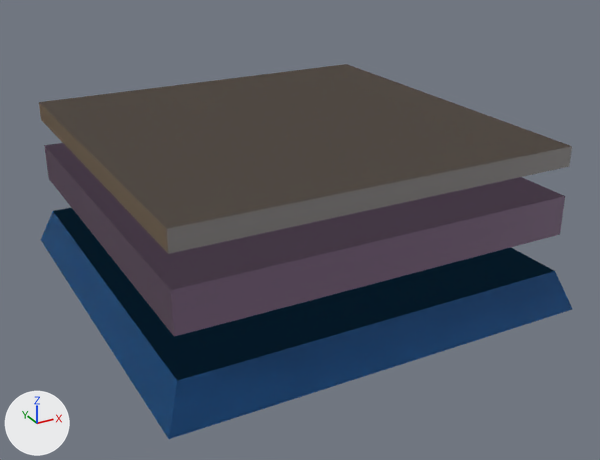
Before and after pictures for a commit that changed the glTF model glbfs/farside.gltf.
Rendered twice from a 50 mm lens placed at (-19.1, -36.5, 19.5), pointed at (0.0, -1.7, 2.2). Every picture has the same lights, and +X, +Y and +Z are marked at lower left. Where no turn or scale is listed for an object, it has been applied to the vertices.
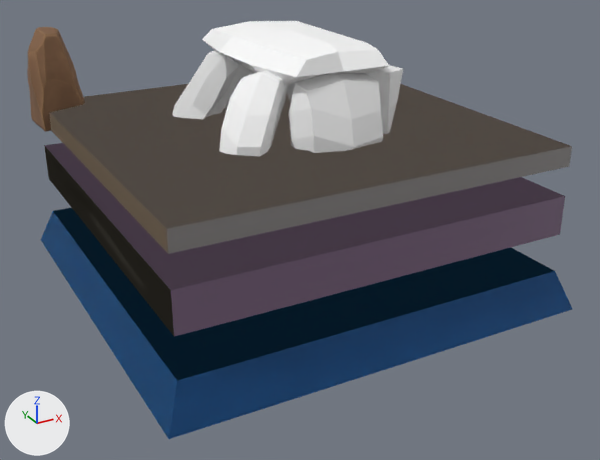
What differs and where, as boxes [x1, y1, x2, y2] in the pictures (600 x 460 px):
'Cave__0', added: after [173, 21, 403, 156]
'defaultMaterial', added: after [27, 27, 85, 131]
'Cube.007', unchanged, uncovered by the edit: after [45, 147, 174, 336]

The change in detail:
Picture 'Rock_lod0_baseColor' (img_rock_lod0_basecolor) is new.
Picture 'Rock_lod0_normal' (img_rock_lod0_normal) is new.
Picture 'Rock_lod0_metallicRoughness' (img_rock_lod0_metallicroughness) is new.
Material 'Rock_lod0.003' (mat_rock_lod0_003) is new.
Uses the picture img_rock_lod0_basecolor.
Uses the picture img_rock_lod0_metallicroughness.
Uses the picture img_rock_lod0_normal.
Material 'Scene_-_Root.001' (mat_scene___root_001) is new.
Its base color is (1.0, 1.0, 1.0) (white #ffffff).
Its roughness is 0.6.
Mesh me_defaultmaterial_003 is new.
It has 749 vertices, 1494 faces and spans x -1.39..1.45, y -1.57..1.36, z -0.73..4.44.
It uses material mat_rock_lod0_003.
Mesh me_cave__0_001 is new.
It has 204 vertices, 384 faces and spans x -1.08..8.32, y -9.47..1.93, z -0.15..5.41.
It uses material mat_scene___root_001 (white #ffffff).
Object 'defaultMaterial' (ob_defaultmaterial) is new; it shows me_defaultmaterial_003.
Its location is (-9.23, 9.03, 7.19).
Object 'Cave__0' (ob_cave__0) is new; it shows me_cave__0_001.
Its location is (-3.77, 3.94, 6.72).
